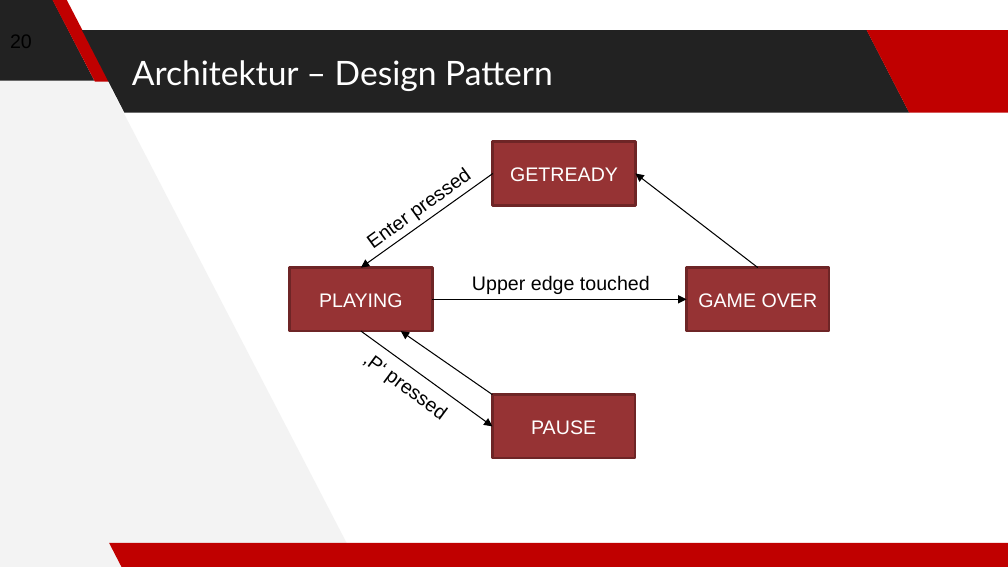
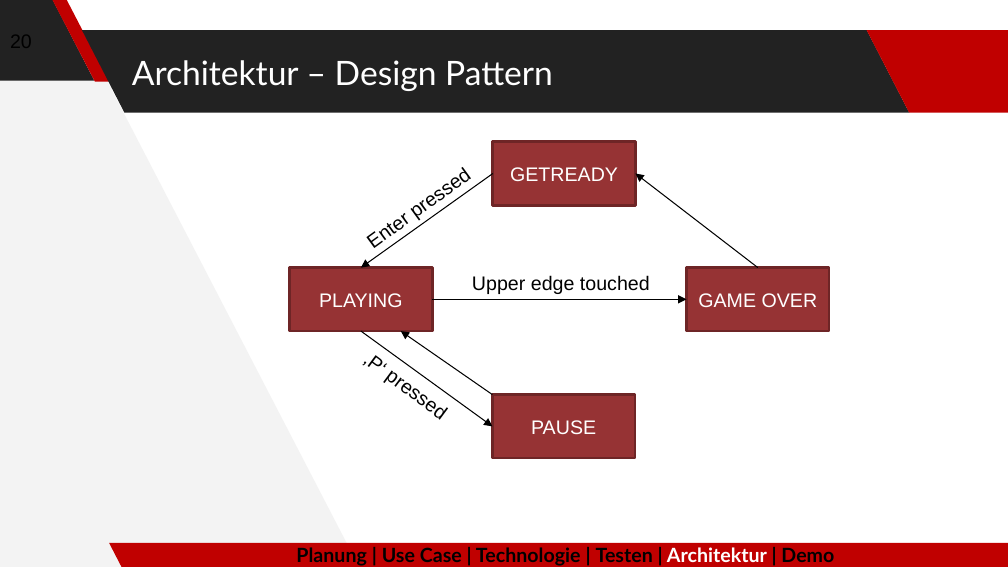
Before and after one commit to AlSalad/Ankalu, a slide deck: slide 20 of Ankalu-Presentation 2.pptx. Drawn at 1008x567 pixels with LibreOffice and Linux fonts; fonts in the diff are those of the drawing. Boxes give left, top, right and bottom in pixels: in the first picture for what was removed or moved away, otherwise in the second. Text is boxed around its words. In the diff, an @@ line names an element or a change of style, - is before the commit and + after.

Commit message:
newest new präsi

```diff
--- a/Ankalu-Presentation 2.pptx
+++ b/Ankalu-Presentation 2.pptx
@@ text added at <box>296,547,834,566</box>, 14 pt, text #000000, bold @@
+Planung | Use Case | Technologie | Testen | Architektur | Demo
```
